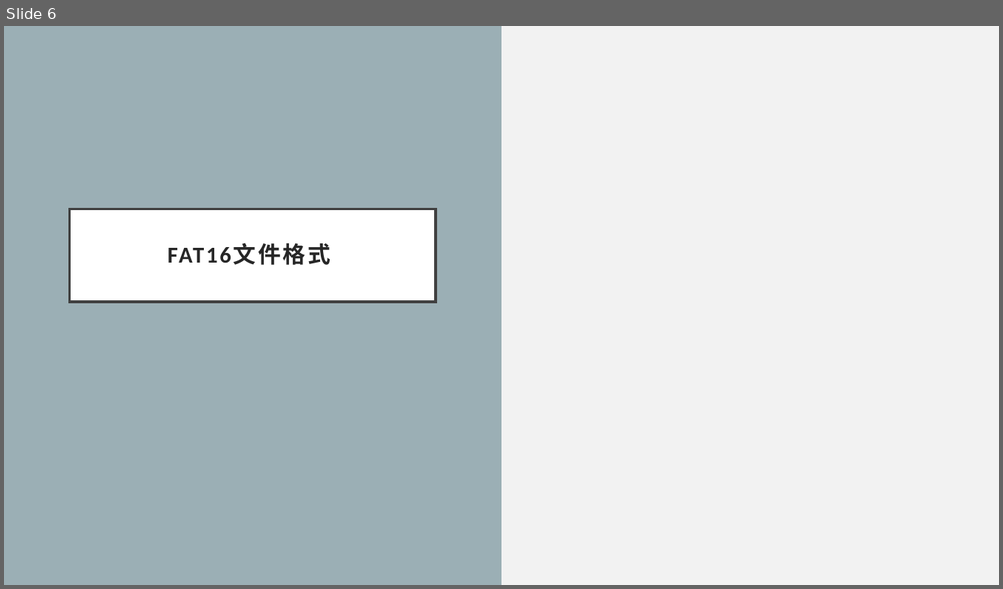
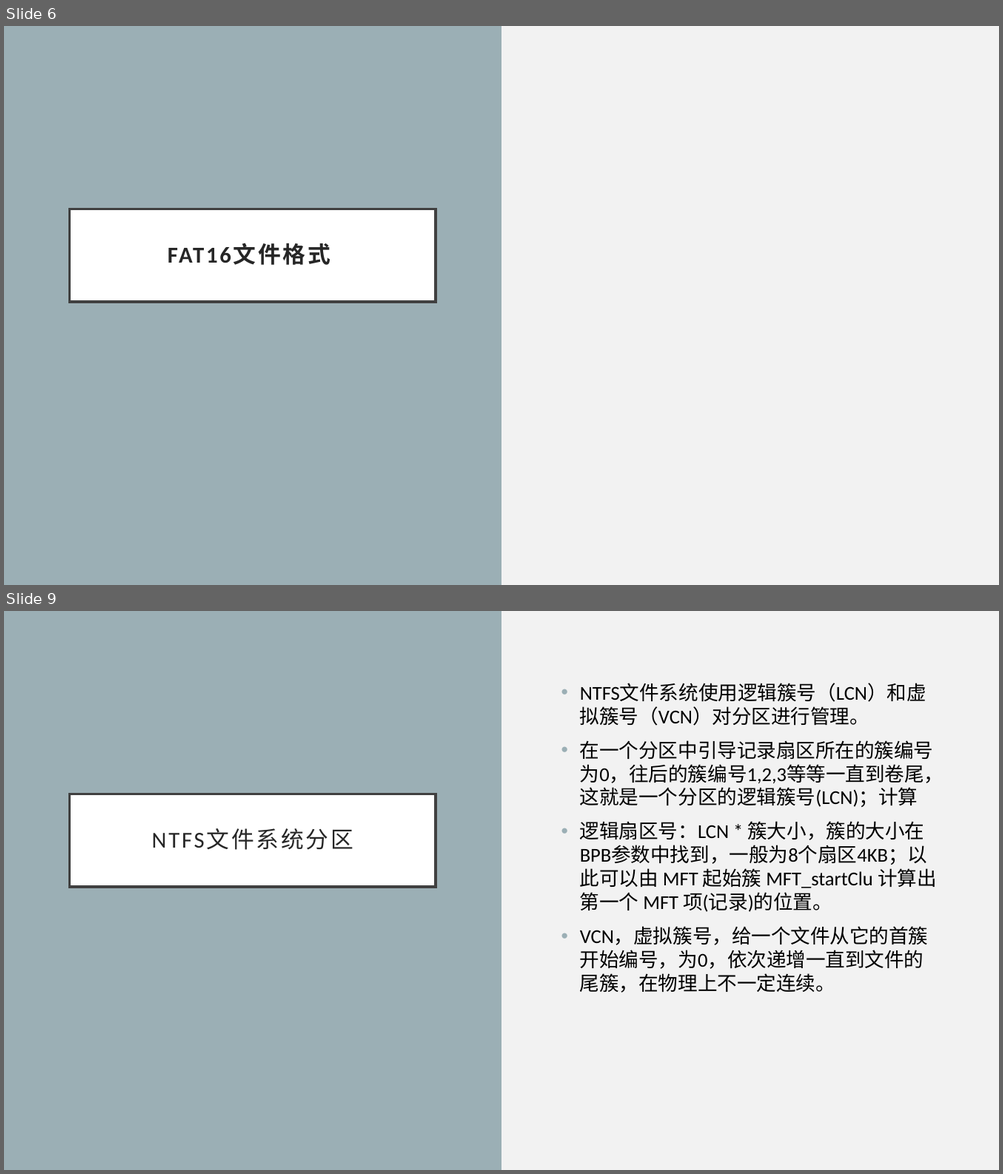
Before and after one commit to llCurious/synchro, a slide deck: Windows Fs.pptx. Shown one above the other, each under a label of ours: slide 6 before the commit, slides 6 and 9 after it; the slides between them are not shown. The pictures are 1003x589 and 1003x1174 pixels, drawn with LibreOffice and Linux fonts; fonts in the diff are those of the drawing. Boxes give left, top, right and bottom in pixels: in the first picture for what was removed or moved away, otherwise in the second. Text is boxed around its words. In the diff, an @@ line names an element or a change of style, - is before the commit and + after.

```diff
--- a/Windows Fs.pptx
+++ b/Windows Fs.pptx
@@ slide 9 added at (4, 611, 999, 1170), background #F2F2F2; not listed: 1 template element that a slide beside it also shows @@
@@ text added at (580, 684, 944, 993), 19 pt, text #000000 @@
+• NTFS文件系统使用逻辑簇号（LCN）和虚拟簇号（VCN）对分区进行管理。
+• 在一个分区中引导记录扇区所在的簇编号为0，往后的簇编号1,2,3等等一直到卷尾，这就是一个分区的逻辑簇号(LCN)；计算
+• 逻辑扇区号：LCN * 簇大小，簇的大小在BPB参数中找到，一般为8个扇区4KB；以此可以由 MFT 起始簇 MFT_startClu 计算出第一个 MFT 项(记录)的位置。
+• VCN，虚拟簇号，给一个文件从它的首簇开始编号，为0，依次递增一直到文件的尾簇，在物理上不一定连续。
@@ title added at (70, 794, 436, 887), fill #FFFFFF, outline #404040 2.5 pt, 22 pt, text #262626 @@
+NTFS文件系统分区
```
Also in this commit, not shown: 14 other slides added, 3 slides removed.
